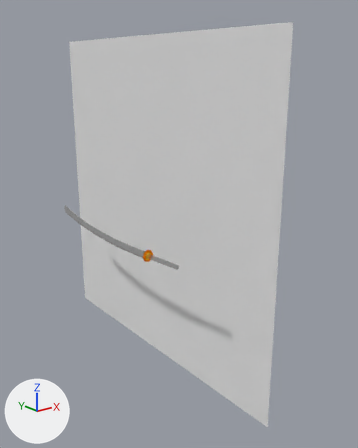
Renders of the Blender file Blender-experiments/Katana-retry/KatanaRetry.blend from each side of a commit.
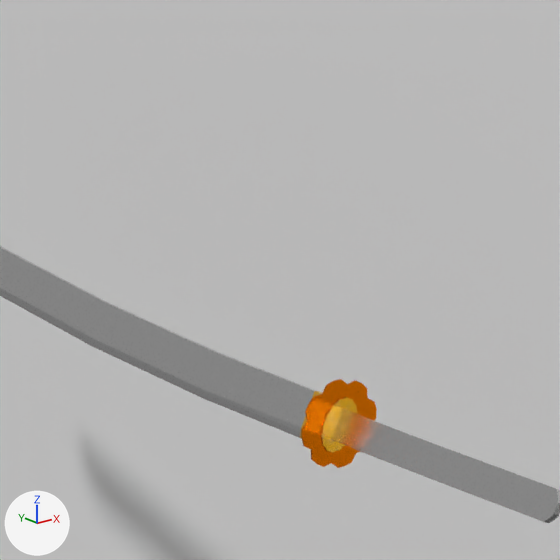
Each version appears first whole from a 50 mm lens placed at (-24.0, -42.2, 38.8), pointed at (6.7, -3.9, 23.5), and next in a close-up on the part from 28% to 50% of the width and 44% to 61% of the height. The axes (+X, +Y, +Z) are drawn at lower left. The lights are the same throughout.

Objects in the first close-up: 'Katana.Blade', 'Plane', 'Seppa.002', 'Tsuba'.
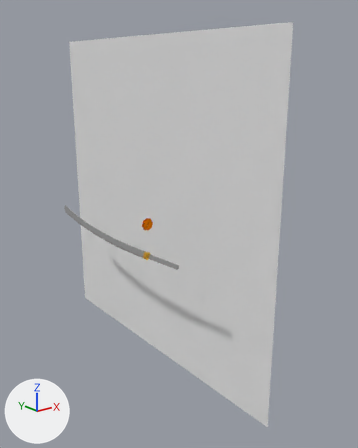
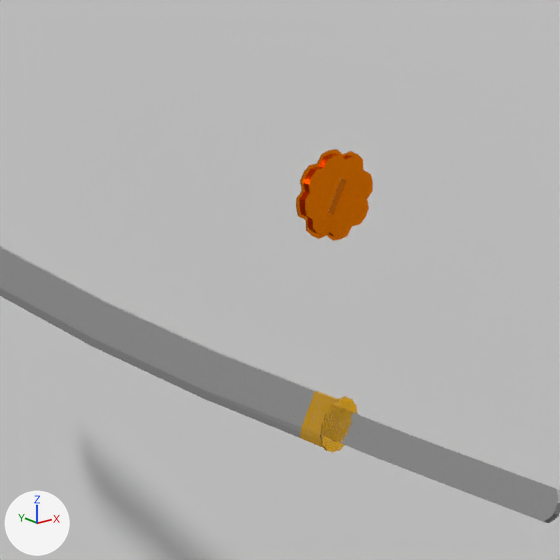
The change, as a diff of the scene's bpy script:
```diff
--- a/Blender-experiments/Katana-retry/KatanaRetry.blend.py
+++ b/Blender-experiments/Katana-retry/KatanaRetry.blend.py
@@ mat_blade_metal @@
 mat_blade_metal.metallic = 1.0
-mat_blade_metal.roughness = 0.249
+mat_blade_metal.roughness = 0.119
@@ ob_tsuba @@
 ob_tsuba = bpy.data.objects.new('Tsuba', me_cylinder)
-ob_tsuba.location = (-0.01, -7.77, 22.69)
+ob_tsuba.location = (-0.01, -7.77, 25.67)
 ob_tsuba.rotation_euler = (1.527, 0.498, 0.0)  # degrees (87, 29, 0)
@@ ob_tsuba_001 @@
+ob_tsuba_001 = bpy.data.objects.new('Tsuba.001', me_cylinder.copy())  # the mesh of ob_tsuba
+ob_tsuba_001.location = (-0.01, -7.77, 25.67)
+ob_tsuba_001.rotation_euler = (1.527, 0.498, 0.0)  # degrees (87, 29, 0)
+ob_tsuba_001.scale = (0.62, 0.659, 0.0867)
```

Pixel boxes (x1, y1, x2, y2) of what changed, in the close-ups (560 x 560 px):
'Katana.Blade', surface changed
    both: (298, 393, 560, 518)
'Tsuba.001', added
    after: (302, 154, 370, 237)
'Tsuba', moved
    before: (301, 379, 377, 468)
    after: (296, 149, 373, 241)
